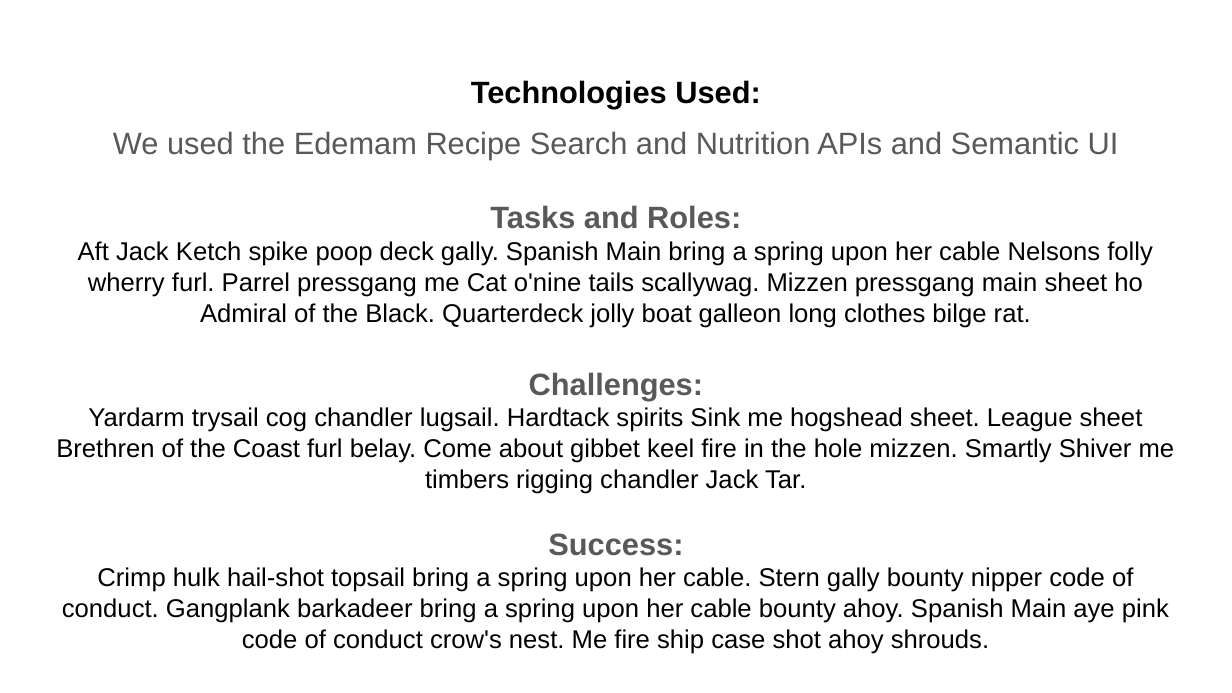
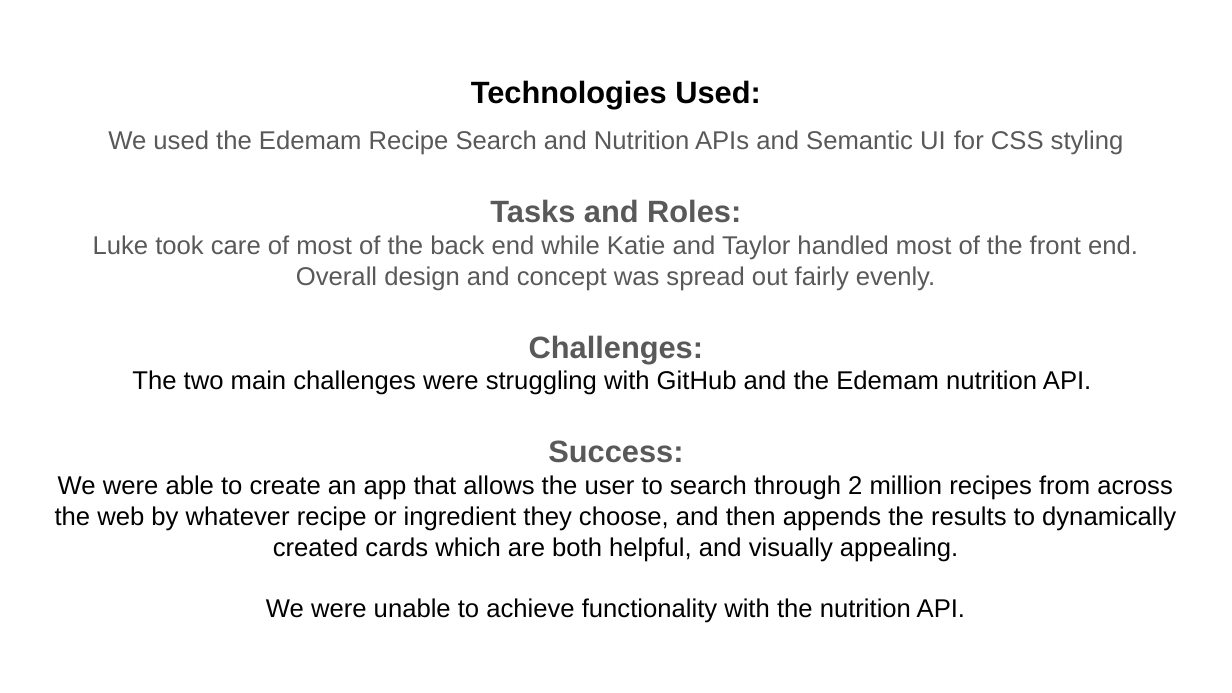
Before and after one commit to trafaelosborn/PizzaBox, a slide deck: slide 4 of Presentation.pptx. Drawn at 1232x693 pixels with LibreOffice and Linux fonts; fonts in the diff are those of the drawing. Boxes give left, top, right and bottom in pixels: in the first picture for what was removed or moved away, otherwise in the second. Text is boxed around its words. In the diff, an @@ line names an element or a change of style, - is before the commit and + after.

```diff
--- a/Presentation.pptx
+++ b/Presentation.pptx
@@ subtitle at <box>108,130,1124,155</box>: text changed; size 18 to 15 pt @@
-We used the Edemam Recipe Search and Nutrition APIs and Semantic UI
+We used the Edemam Recipe Search and Nutrition APIs and Semantic UI for CSS styling
@@ subtitle at <box>93,235,1138,291</box>: text changed; text colour #000000 to #595959 @@
-Aft Jack Ketch spike poop deck gally. Spanish Main bring a spring upon her cable Nelsons folly wherry furl. Parrel pressgang me Cat o'nine tails scallywag. Mizzen pressgang main sheet ho Admiral of the Black. Quarterdeck jolly boat galleon long clothes bilge rat.
+Luke took care of most of the back end while Katie and Taylor handled most of the front end. Overall design and concept was spread out fairly evenly.
@@ subtitle at <box>132,370,1091,395</box>: text changed @@
-Yardarm trysail cog chandler lugsail. Hardtack spirits Sink me hogshead sheet. League sheet Brethren of the Coast furl belay. Come about gibbet keel fire in the hole mizzen. Smartly Shiver me timbers rigging chandler Jack Tar.
+The two main challenges were struggling with GitHub and the Edemam nutrition API.
@@ subtitle at <box>55,475,1176,623</box>: text changed @@
-Crimp hulk hail-shot topsail bring a spring upon her cable. Stern gally bounty nipper code of conduct. Gangplank barkadeer bring a spring upon her cable bounty ahoy. Spanish Main aye pink code of conduct crow's nest. Me fire ship case shot ahoy shrouds.
+We were able to create an app that allows the user to search through 2 million recipes from across the web by whatever recipe or ingredient they choose, and then appends the results to dynamically created cards which are both helpful, and visually appealing.
+We were unable to achieve functionality with the nutrition API.
```
Also in this commit, not shown: 1 other slide changed, 1 slide added.
